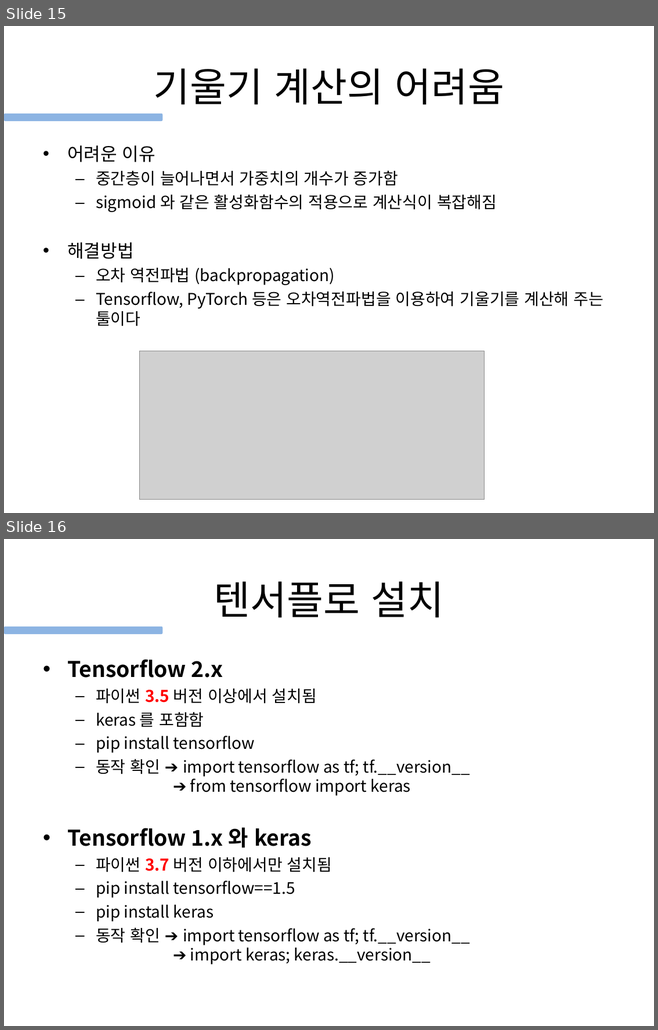
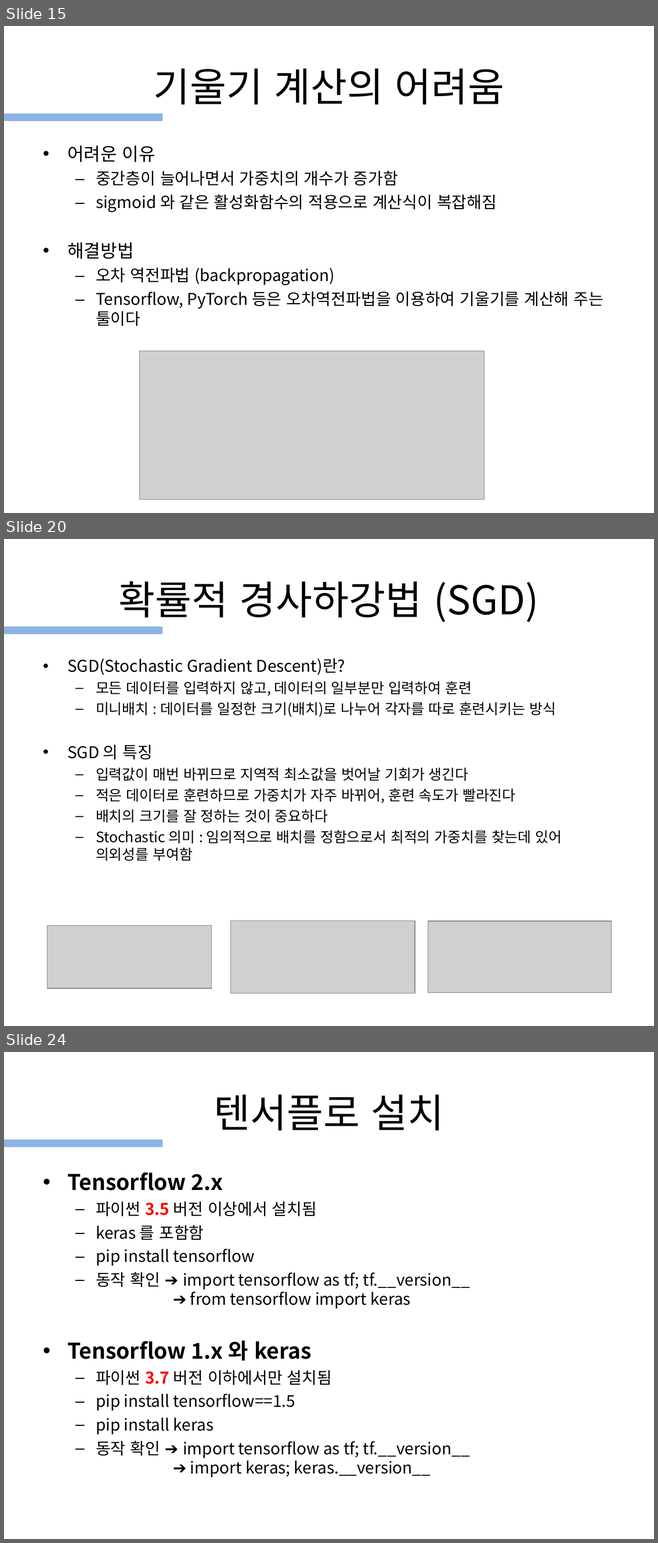
Before and after one commit to gubosd/lecture19, a slide deck: 20210705_4_신경망과딥러닝.ppt. Shown one above the other, each under a label of ours: slides 15 and 16 before the commit, slides 15, 20 and 24 after it; the slides between them are not shown. The pictures are 658x1030 and 658x1543 pixels, drawn with LibreOffice and Linux fonts; fonts in the diff are those of the drawing; grey boxes stand for pictures. Boxes give left, top, right and bottom in pixels: in the first picture for what was removed or moved away, otherwise in the second. Text is boxed around its words. In the diff, an @@ line names an element or a change of style, - is before the commit and + after.

```diff
--- a/20210705_4_신경망과딥러닝.ppt
+++ b/20210705_4_신경망과딥러닝.ppt
@@ slide 20 added at (4,539,654,1026), background #FFFFFF @@
@@ title added at (119,581,539,623), 44 pt, text #000000 @@
+확률적 경사하강법 (SGD)
@@ rounded rectangle added at (4,627,162,635), fill #8CB4E3 @@
@@ text added at (67,658,561,861), 16 pt, text #000000 @@
+• SGD(Stochastic Gradient Descent)란?
+  – 모든 데이터를 입력하지 않고, 데이터의 일부분만 입력하여 훈련
+  – 미니배치 : 데이터를 일정한 크기(배치)로 나누어 각자를 따로 훈련시키는 방식
+• SGD 의 특징
+  – 입력값이 매번 바뀌므로 지역적 최소값을 벗어날 기회가 생긴다
+  – 적은 데이터로 훈련하므로 가중치가 자주 바뀌어, 훈련 속도가 빨라진다
+  – 배치의 크기를 잘 정하는 것이 중요하다
+  – Stochastic 의미 : 임의적으로 배치를 정함으로서 최적의 가중치를 찾는데 있어 의외성를 부여함
@@ picture added at (231,921,415,994) @@
@@ picture added at (427,921,611,993) @@
@@ picture added at (48,925,211,988) @@
@@ what was slide 16 is now slide 24 @@
```
Also in this commit, not shown: 1 slide changed, 7 other slides added.
